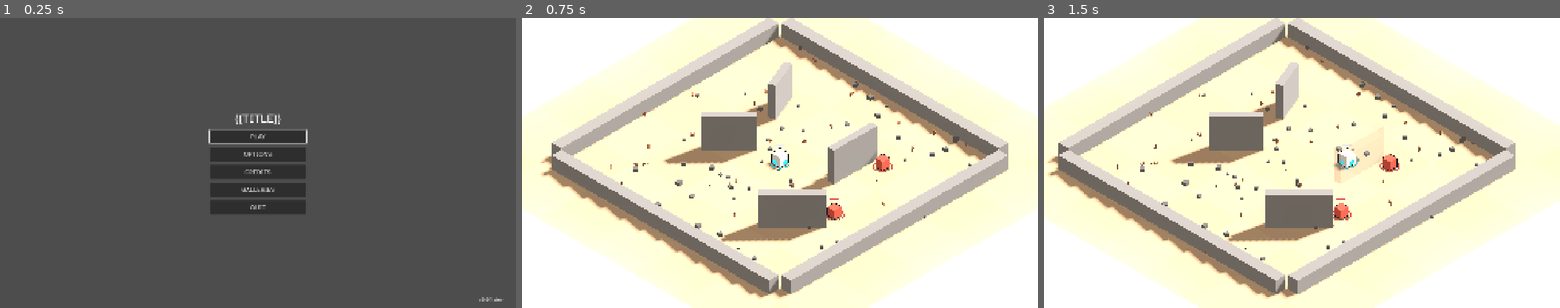
Above: before the commit, frames 1-3 (left to right).
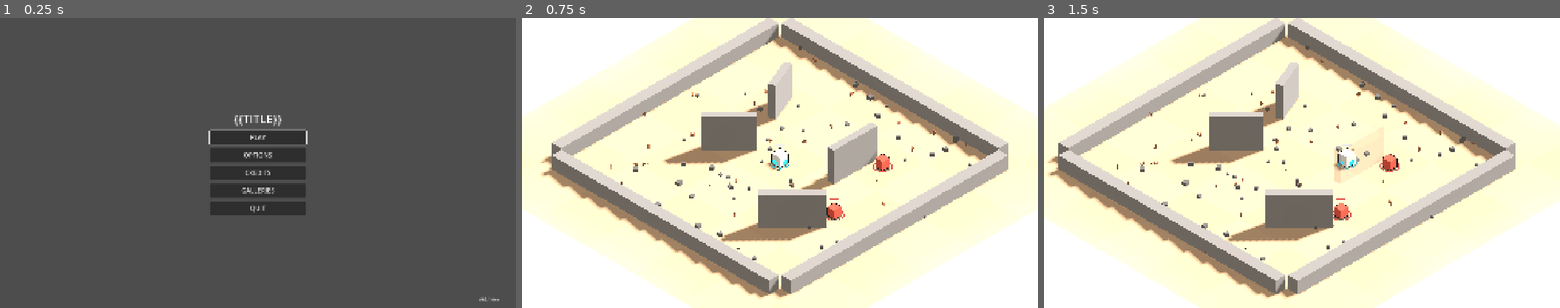
Above: after the commit, the same moments.

Repository: riusprime/zero-depth
Game: Godot game, scene res://src/app/main.tscn
Two runs of this game, one before a commit and one after it. Both use one fixed random seed, a clock stepped at 60 frames per second and the inputs below.
Inputs (mouse positions are in pixels of both pictures, inside the frame that each line leads up to):
- Up to frame 1 (0.25 s): no input
- Up to frame 2 (0.75 s): click "PLAY" at 0.5 s
- Up to frame 3 (1.5 s): tap Enter at 1.25 s; move the mouse to (1415, 148) at 1.27 s; hold D (move_right) from 1.28 s (still down); tap Space (dash) at 1.35 s; click (1415, 148) at 1.42 s

The runs differ from the first frame. In frame 1, 0.7% of the frame differs, in the area x 40-98%, y 32-98%; in frame 2, nothing differs; in frame 3, nothing differs.

Commit message:
v0.0.1 Step 10 fix: apply the UI theme at boot so a fresh checkout's first import is clean
The gui/theme/custom project setting loaded the theme before the first import
had produced the font, so CI's fail-on-import-errors check went red on Steps
10-11 (Linux and Windows). Main now sets the window theme from
ThemePalette.UI_THEME.

Co-Authored-By: Claude Opus 5.5 <noreply@anthropic.com>
Claude-Session: https://claude.ai/code/session_01Ybi1y9EcEtDzJ8CFycqiNq

Diff:
--- a/project.godot
+++ b/project.godot
@@ -32,10 +32,6 @@
 renderer/rendering_method="forward_plus"
 anti_aliasing/quality/msaa_3d=2
 
-[gui]
-
-theme/custom="res://src/presentation/theme/default_theme.tres"
-
 [internationalization]
 
 locale/translations=PackedStringArray("res://locale/strings.en.translation", "res://locale/strings.es.translation")
--- a/src/app/main.gd
+++ b/src/app/main.gd
@@ -18,6 +18,7 @@
 
 func _ready() -> void:
 	get_tree().set_auto_accept_quit(false)
+	get_window().theme = load(ThemePalette.UI_THEME)
 	InputDefaults.apply()
 	profile = ProfileStore.shared()
 	InputRemap.apply(profile)
--- a/src/presentation/theme/theme_palette.gd
+++ b/src/presentation/theme/theme_palette.gd
@@ -3,6 +3,9 @@
 ## Fixed actor tokens (docs/art/ART_DIRECTION.md §2). Biome tokens live in BiomeDefinition.palette.
 ## Adapted from Deathventory's closed role table: an unknown role is magenta, so it shows up at once.
 
+## The UI theme. Main applies it to the window at boot: as a project setting it would load before a fresh
+## checkout's first import has produced the font, and that import would report errors.
+const UI_THEME := "res://src/presentation/theme/default_theme.tres"
 const ROLES := {
 	&"player_body": Color("#F2F2F2"),
 	&"player_core": Color("#2BC4E2"),
--- a/tests/content/test_assets.gd
+++ b/tests/content/test_assets.gd
@@ -16,7 +16,7 @@
 
 
 func test_theme_uses_the_shipped_font_at_readable_size() -> void:
-	var t: Theme = load(ProjectSettings.get_setting("gui/theme/custom"))
+	var t: Theme = load(ThemePalette.UI_THEME)
 	assert_not_null(t.default_font)
 	assert_true(t.default_font.resource_path.begins_with("res://assets/fonts/"))
 	assert_gte(t.default_font_size, 18, "body text is at least 18 px at 1080p")
--- a/tests/e2e/test_e2e_spanish.gd
+++ b/tests/e2e/test_e2e_spanish.gd
@@ -18,6 +18,6 @@
 
 
 func test_spanish_text_renders_in_the_shipped_font() -> void:
-	var t: Theme = load(ProjectSettings.get_setting("gui/theme/custom"))
+	var t: Theme = load(ThemePalette.UI_THEME)
 	for ch in "áéíóúüñ¿¡":
 		assert_true(t.default_font.has_char(ch.unicode_at(0)), "glyph %s" % ch)
